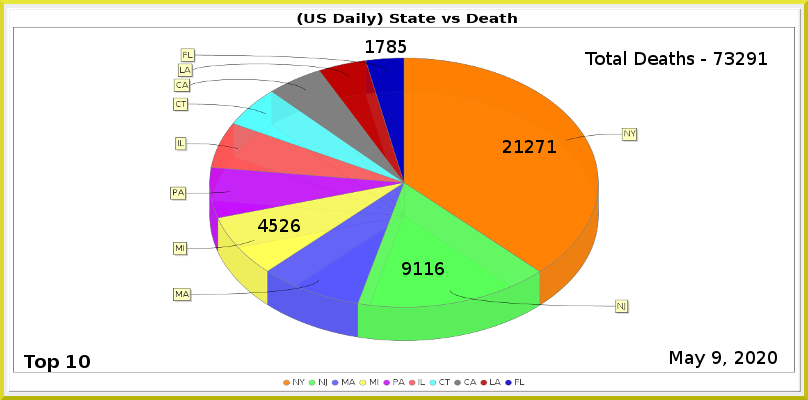
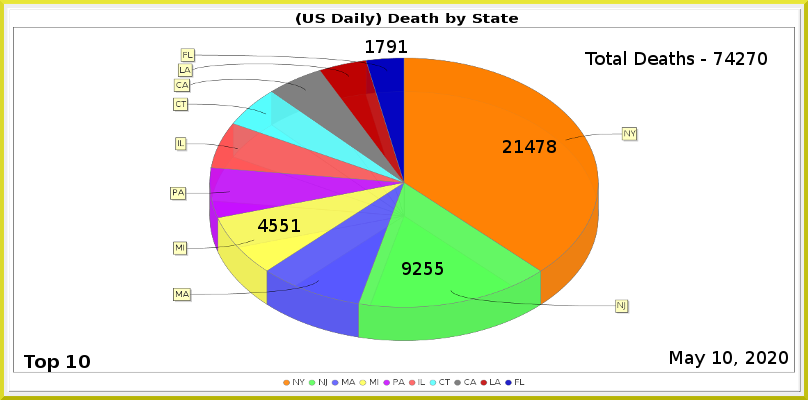
Comparing the layer stacks of the two 808px x 400px images. Changes:
painted on "Least" over box(387, 40, 407, 53)
painted on "MI" over box(280, 219, 300, 232)
painted on "NJ" over box(413, 262, 444, 275)
painted on "NY" over box(525, 140, 556, 153)
renamed "Total Deaths - 73291" to "Total Deaths - 74270", painted on it over box(725, 52, 767, 65)
painted on "Current Date" over box(712, 351, 788, 366)
painted on "Death_by_State.png" over box(170, 13, 639, 341)
